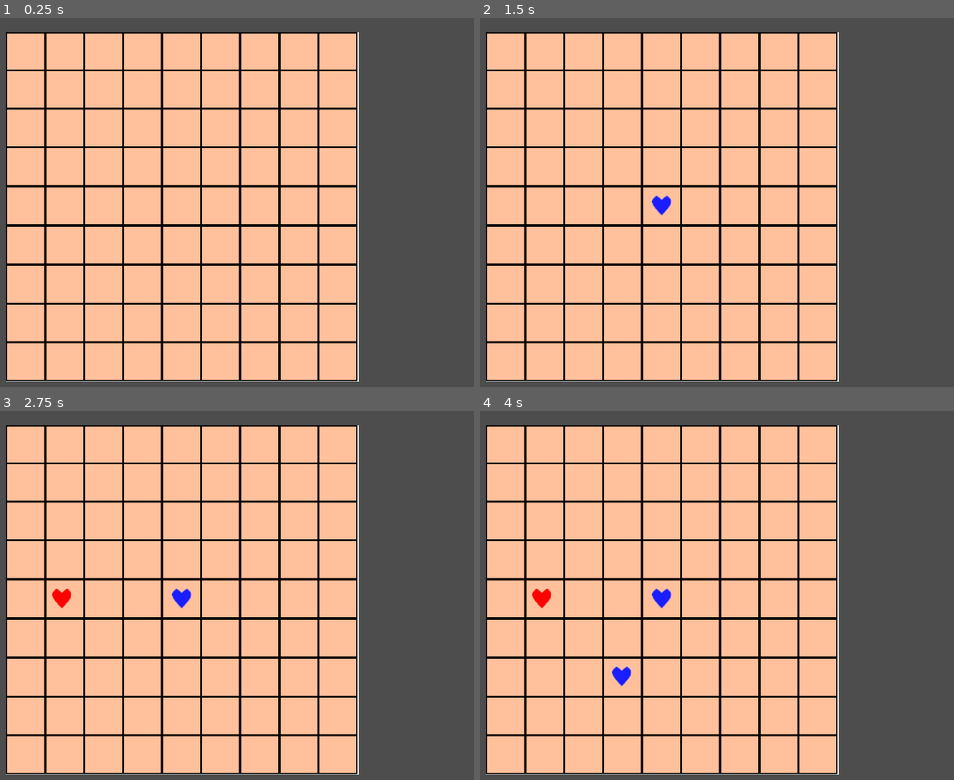
Above: before the commit, frames 1-4 (two rows, left to right).
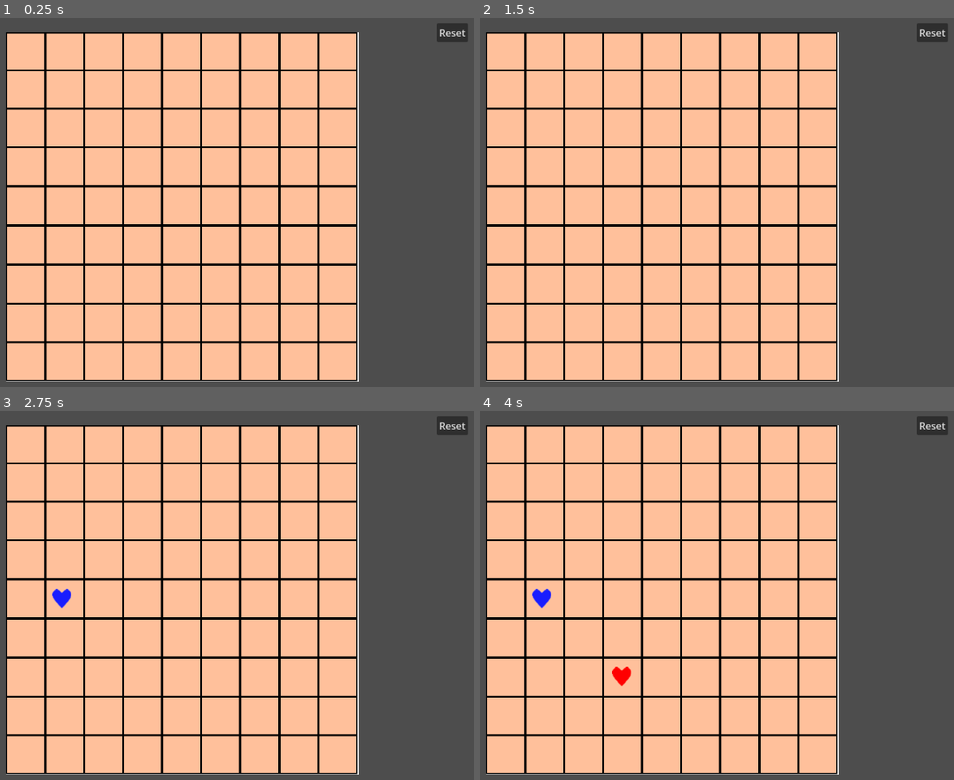
Above: after the commit, the same moments.

Repository: izallonk/4-in-row
Game: Godot game, scene res://Root.tscn
Two runs of this game, one before a commit and one after it. Both use one fixed random seed, a clock stepped at 60 frames per second and the inputs below.
Inputs (mouse positions are in pixels of both pictures, inside the frame that each line leads up to):
- Up to frame 1 (0.25 s): no input
- Up to frame 2 (1.5 s): click (930, 32) at 0.5 s, where only the run after the commit has a clickable "Reset"; tap Enter at 1.25 s; move the mouse to (826, 184) at 1.27 s; press the mouse at (826, 184) at 1.28 s
- Up to frame 3 (2.75 s): tap Space at 2 s; move the mouse to (47, 617) at 2.02 s; release the mouse at (47, 617) at 2.03 s; click (47, 617) at 2.1 s
- Up to frame 4 (4 s): tap Enter at 2.75 s; move the mouse to (740, 510) at 2.77 s; press the mouse at (740, 510) at 2.78 s; tap Space at 3.5 s; move the mouse to (636, 676) at 3.52 s; release the mouse at (636, 676) at 3.53 s; click (636, 676) at 3.6 s

The runs differ from the first frame. In frame 1, 0.3% of the frame differs, in the area x 92-99%, y 1-7%; in frame 2, 0.4%; in frame 3, 0.6%; in frame 4, 0.7%, in the area x 10-99%, y 1-75%.

Commit message:
Meet MVp

Diff:
--- /dev/null
+++ b/Reset_Button.gd
@@ -0,0 +1,15 @@
+extends Button
+
+
+# Called when the node enters the scene tree for the first time.
+func _ready():
+	pass # Replace with function body.
+
+
+# Called every frame. 'delta' is the elapsed time since the previous frame.
+func _process(delta):
+	pass
+
+
+func _on_pressed():
+	get_tree().reload_current_scene()
--- a/Root.gd
+++ b/Root.gd
@@ -3,6 +3,9 @@
 var red_stone_scene = preload("res://stone_red.tscn")
 var blue_stone_scene = preload("res://blue_stone.tscn")
 
+signal winner_found(stone)
+
+var is_winner = false
 var width = 10
 var height = 10
 var current_stone:Node2D
@@ -30,7 +33,7 @@
 	var area_name:String = ""
 	if current_stone == null:
 		current_stone = red_stone_scene.instantiate()
-	if area.get_child_count() == 1:
+	if area.get_child_count() == 1 && is_winner == false:
 		change_curent_stone()
 		area_name = area.name
 		var array_name = area_name.split();
@@ -105,38 +108,44 @@
 
 func get_grid_data(row:int , col:int):
 	grid[9 * row + col]
-#print grid
-func see_grid():
-	print(grid)
+
 
 func check_win_horizontal():
 	for j in range(0, 9):
 		for i in range(0,6):
 			if grid[9*j +i] == 2 && grid[9*j +i +1] == 2&& grid[9*j +i+2] == 2 && grid[9*j +i+3] == 2:
-				print("Biru Win")
+				is_winner = true
+				winner_found.emit("Blue")
 			if grid[9*j +i] == 1 && grid[9*j +i +1] == 1 && grid[9*j +i+2] == 1 && grid[9*j +i+3] == 1:
-				print("Red Win")
+				is_winner = true
+				winner_found.emit("Red")
 
 func check_win_vertical():
 	for j in range(0, 9):
 		for i in range(0,6):
 			if grid[9*i +j] == 2 && grid[9*(i + 1) + j] == 2&& grid[9*(i + 2) + j] == 2 && grid[9*(i + 3) + j] == 2:
-				print("Biru Win")
+				is_winner = true
+				winner_found.emit("Blue")
 			if grid[9*i +j] == 1 && grid[9*(i + 1) + j] == 1 && grid[9*(i + 2) + j] == 1 && grid[9*(i + 3) + j] == 1:
-				print("Red Win")
+				is_winner = true
+				winner_found.emit("Red")
 
 func check_win_diagonal_left():
 	for j in range(0,6):
 		for i in range(0,6):
 			if grid[9*i +j] == 2 && grid[9*(i + 1) + (j+ 1)] == 2&& grid[9*(i + 2) + (j+ 2)] == 2 && grid[9*(i + 3) + (j+ 3)] == 2:
-				print("Biru Win")
+				is_winner = true
+				winner_found.emit("Blue")
 			if grid[9*i +j] == 1 && grid[9*(i + 1) + (j+ 1)] == 1 && grid[9*(i + 2) + (j+ 2)] == 1 && grid[9*(i + 3) + (j+ 3)] == 1:
-				print("Red Win")
+				is_winner = true
+				winner_found.emit("Red")
 
 func check_win_diagonal_right():
 	for j in range(0,6):
 		for i in range(3,9):
 			if grid[9*j + i] == 2 && grid[9*(j + 1) + (i - 1)] == 2&& grid[9*(j + 2) + (i - 2)] == 2 && grid[9*(j + 3) + (i - 3)] == 2:
-				print("Biru Win")
+				is_winner = true
+				winner_found.emit("Blue")
 			if grid[9*j + i] == 1 && grid[9*(j + 1) + (i - 1)] == 1 && grid[9*(j + 2) + (i - 2)] == 1 && grid[9*(j + 3) + (i - 3)] == 1:
-				print("Red Win")
+				is_winner = true
+				winner_found.emit("Red")
--- a/Root.tscn
+++ b/Root.tscn
@@ -1,8 +1,10 @@
-[gd_scene load_steps=5 format=3 uid="uid://cj3t8apg8jage"]
+[gd_scene load_steps=7 format=3 uid="uid://cj3t8apg8jage"]
 
 [ext_resource type="PackedScene" uid="uid://braxqpw0pe4oj" path="res://Board.tscn" id="1_6r2df"]
 [ext_resource type="Script" path="res://Root.gd" id="1_65yy7"]
 [ext_resource type="Script" path="res://Sprite/Cursor.gd" id="2_pm0xa"]
+[ext_resource type="Script" path="res://Reset_Button.gd" id="4_schef"]
+[ext_resource type="Script" path="res://Winer_label.gd" id="5_s5w7u"]
 
 [sub_resource type="RectangleShape2D" id="RectangleShape2D_j78d8"]
 
@@ -19,6 +21,31 @@
 [node name="CollisionShape2D" type="CollisionShape2D" parent="Cursor/Area2D"]
 shape = SubResource("RectangleShape2D_j78d8")
 
+[node name="UI" type="Control" parent="."]
+layout_mode = 3
+anchors_preset = 0
+offset_right = 40.0
+offset_bottom = 40.0
+
+[node name="Reset_Button" type="Button" parent="UI"]
+layout_mode = 0
+offset_left = 976.0
+offset_top = 30.0
+offset_right = 1027.0
+offset_bottom = 61.0
+text = "Reset"
+script = ExtResource("4_schef")
+
+[node name="Win" type="Label" parent="UI"]
+layout_mode = 0
+offset_left = 98.0
+offset_top = 162.0
+offset_right = 138.0
+offset_bottom = 185.0
+script = ExtResource("5_s5w7u")
+
+[connection signal="winner_found" from="." to="UI/Win" method="_on_root_winner_found"]
 [connection signal="Place_at" from="Cursor" to="." method="_on_cursor_place_at"]
 [connection signal="area_entered" from="Cursor/Area2D" to="Cursor" method="_on_area_2d_area_entered"]
 [connection signal="area_exited" from="Cursor/Area2D" to="Cursor" method="_on_area_2d_area_exited"]
+[connection signal="pressed" from="UI/Reset_Button" to="UI/Reset_Button" method="_on_pressed"]
--- /dev/null
+++ b/Winer_label.gd
@@ -0,0 +1,15 @@
+extends Label
+
+
+# Called when the node enters the scene tree for the first time.
+func _ready():
+	pass # Replace with function body.
+
+
+# Called every frame. 'delta' is the elapsed time since the previous frame.
+func _process(delta):
+	pass
+
+
+func _on_root_winner_found(stone):
+	text = stone + " Winner"
